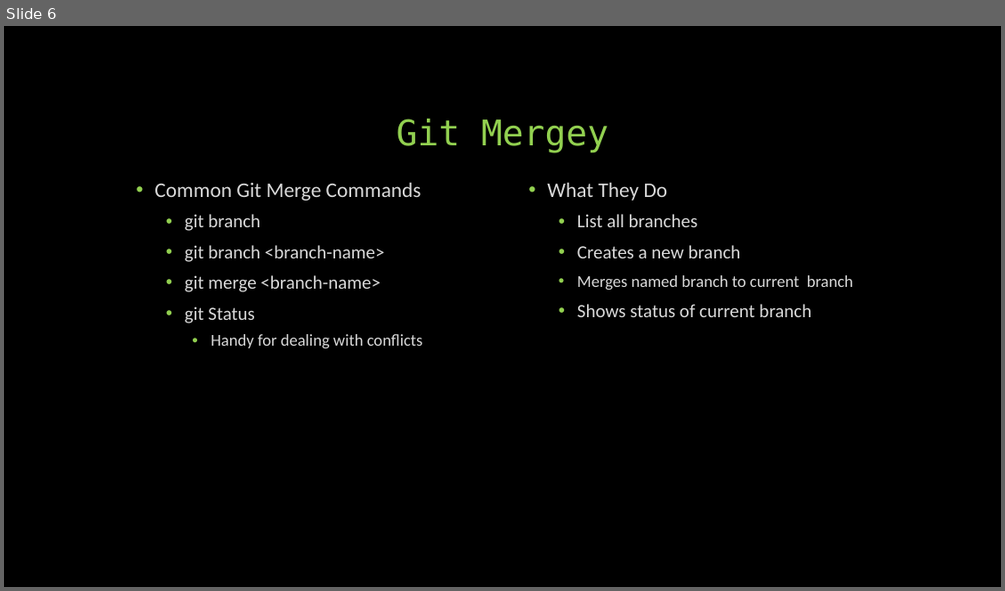
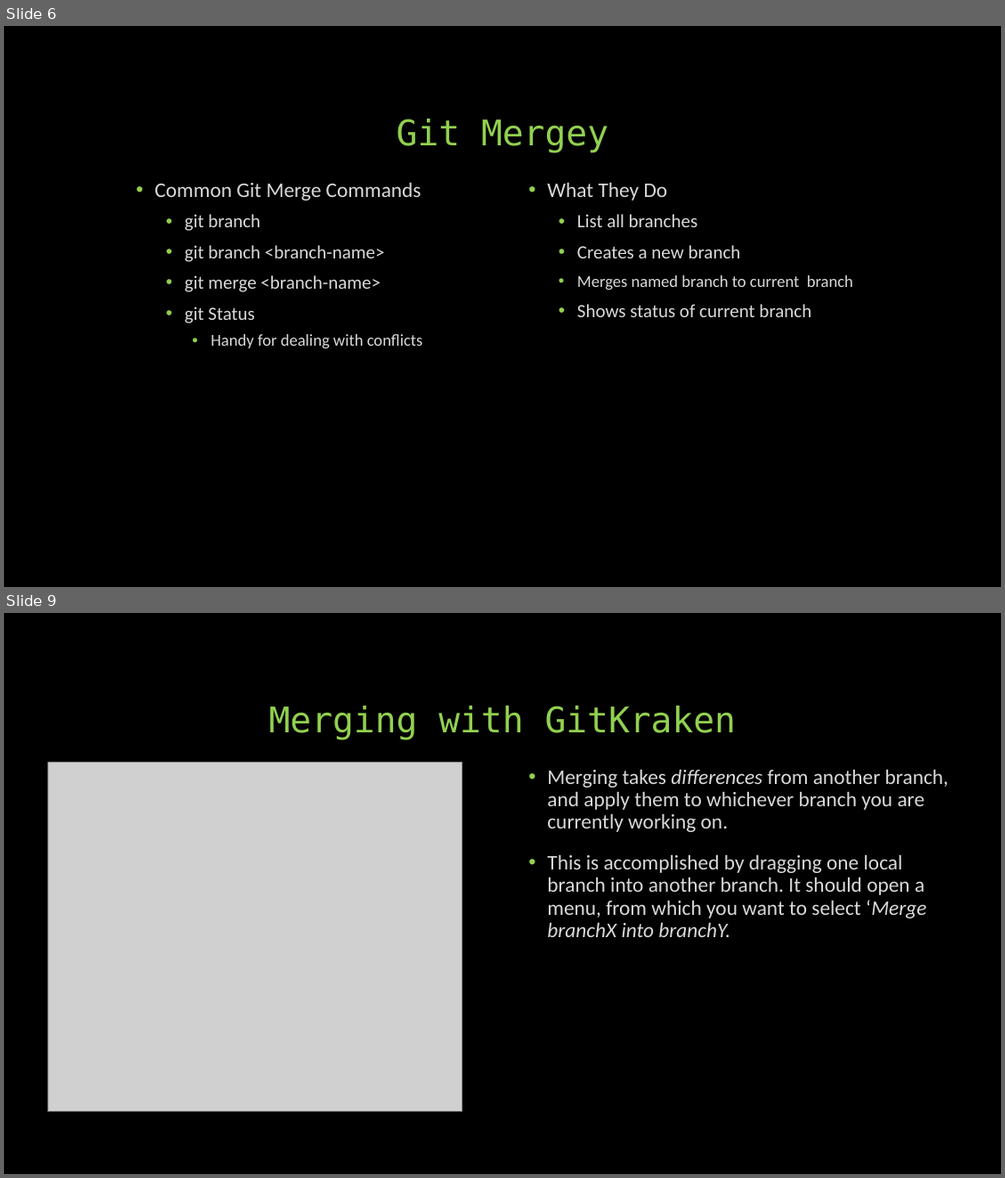
Before and after one commit to KalinBowden/BeDapperDesigns, a slide deck: GIT HUB Branching & Merging.pptx. Shown one above the other, each under a label of ours: slide 6 before the commit, slides 6 and 9 after it; the slides between them are not shown. The pictures are 1005x591 and 1005x1178 pixels, drawn with LibreOffice and Linux fonts; fonts in the diff are those of the drawing; grey boxes stand for pictures. Boxes give left, top, right and bottom in pixels: in the first picture for what was removed or moved away, otherwise in the second. Text is boxed around its words. In the diff, an @@ line names an element or a change of style, - is before the commit and + after.

Commit message:
Updated PP GitKraken Merging

```diff
--- a/GIT HUB Branching & Merging.pptx
+++ b/GIT HUB Branching & Merging.pptx
@@ slide 9 added at [4, 613, 1001, 1174], background #000000 @@
@@ title added at [269, 706, 736, 739], 34 pt, text #92D050 @@
+Merging with GitKraken
@@ picture added at [48, 763, 461, 1111] @@
@@ text added at [547, 769, 948, 937], 20 pt, text #D9D9D9 @@
+• Merging takes differences from another branch, and apply them to whichever branch you are currently working on.
+• This is accomplished by dragging one local branch into another branch. It should open a menu, from which you want to select ‘Merge branchX into branchY.
```
Also in this commit, not shown: 2 slides changed.
